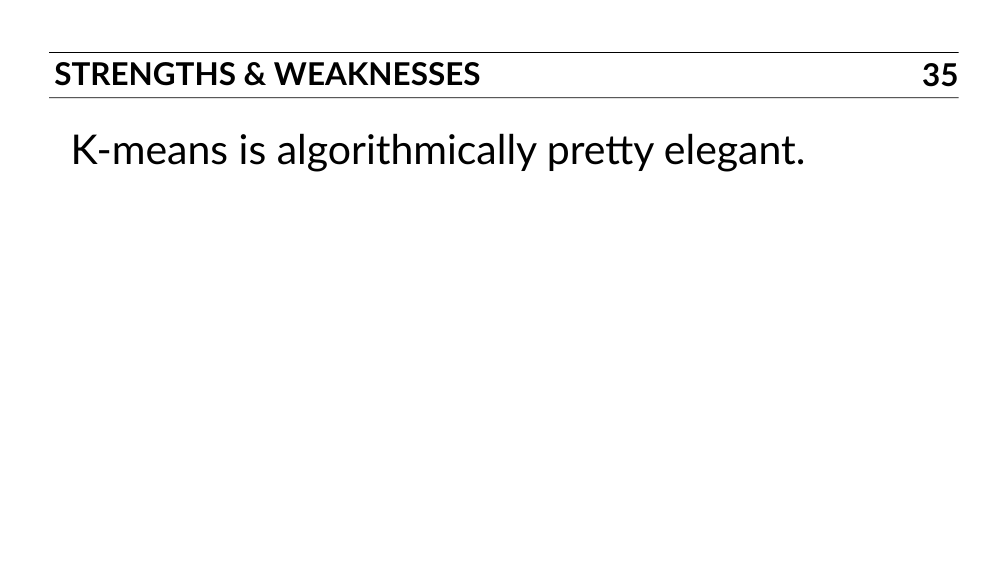
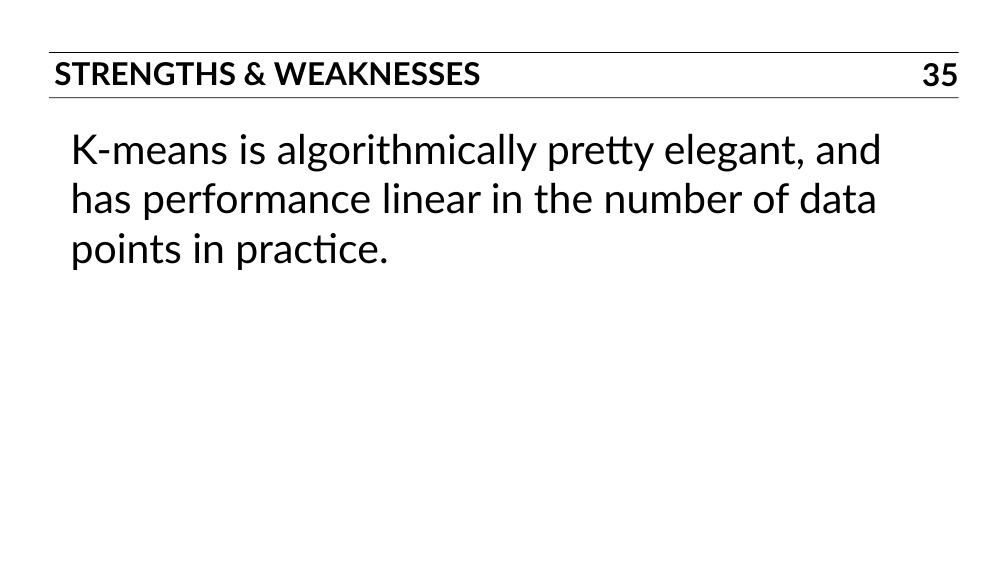
Before and after one commit to ajschumacher/gadsdc, a slide deck: slide 35 of 18-clustering/slides.pptx. Drawn at 1008x566 pixels with LibreOffice and Linux fonts; fonts in the diff are those of the drawing. Boxes give left, top, right and bottom in pixels: in the first picture for what was removed or moved away, otherwise in the second. Text is boxed around its words. In the diff, an @@ line names an element or a change of style, - is before the commit and + after.

Commit message:
okay call it linear

```diff
--- a/18-clustering/slides.pptx
+++ b/18-clustering/slides.pptx
@@ text at (x1=71, y1=133, x2=882, y2=270): text changed @@
-K-means is algorithmically pretty elegant.
+K-means is algorithmically pretty elegant, and has performance linear in the number of data points in practice.
```
Also in this commit, not shown: 2 other slides changed, 1 other file.
